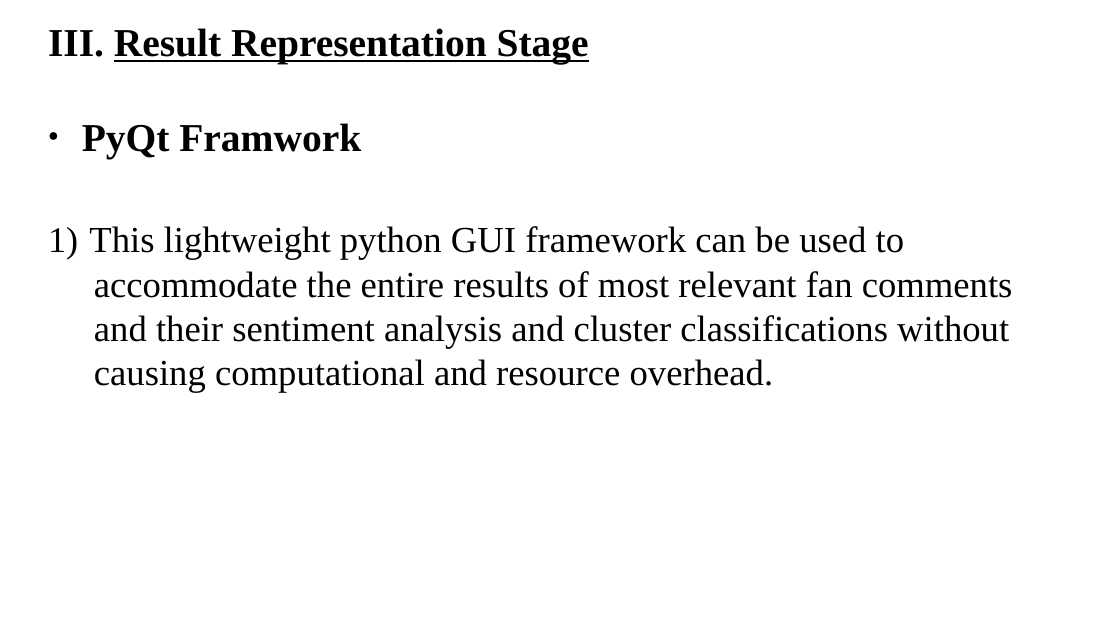
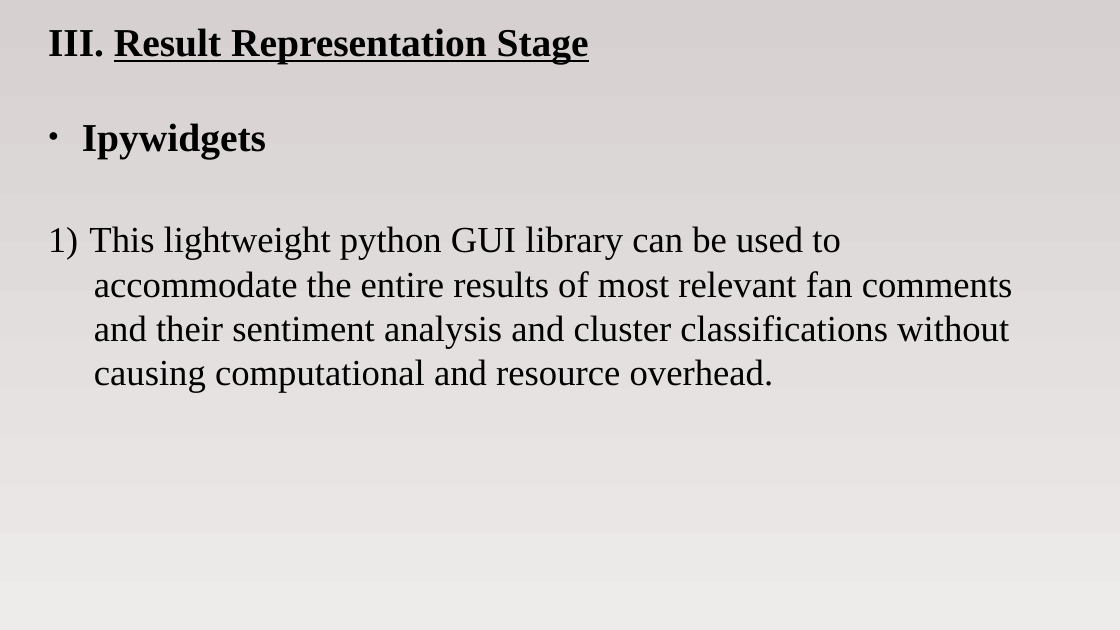
Before and after one commit to alfinwilliam/Sports-Match-Analysis-using-Social-Media-Mining, a slide deck: slide 17 of docs/projectppt.odp. Drawn at 1120x630 pixels with LibreOffice and Linux fonts; fonts in the diff are those of the drawing. Boxes give left, top, right and bottom in pixels: in the first picture for what was removed or moved away, otherwise in the second. Text is boxed around its words. In the diff, an @@ line names an element or a change of style, - is before the commit and + after.

Commit message:
added odp file

```diff
--- a/docs/projectppt.odp
+++ b/docs/projectppt.odp
@@ background #FFFFFF to gradient #D6D0D0 to #EEEBEB @@
@@ subtitle at bbox=[82, 123, 841, 259]: text changed @@
-● PyQt Framwork
-1) This lightweight python GUI framework can be used to
+● Ipywidgets
+1) This lightweight python GUI library can be used to
```
Also in this commit, not shown: 14 other slides changed, 13 slides added, 6 slides removed.
